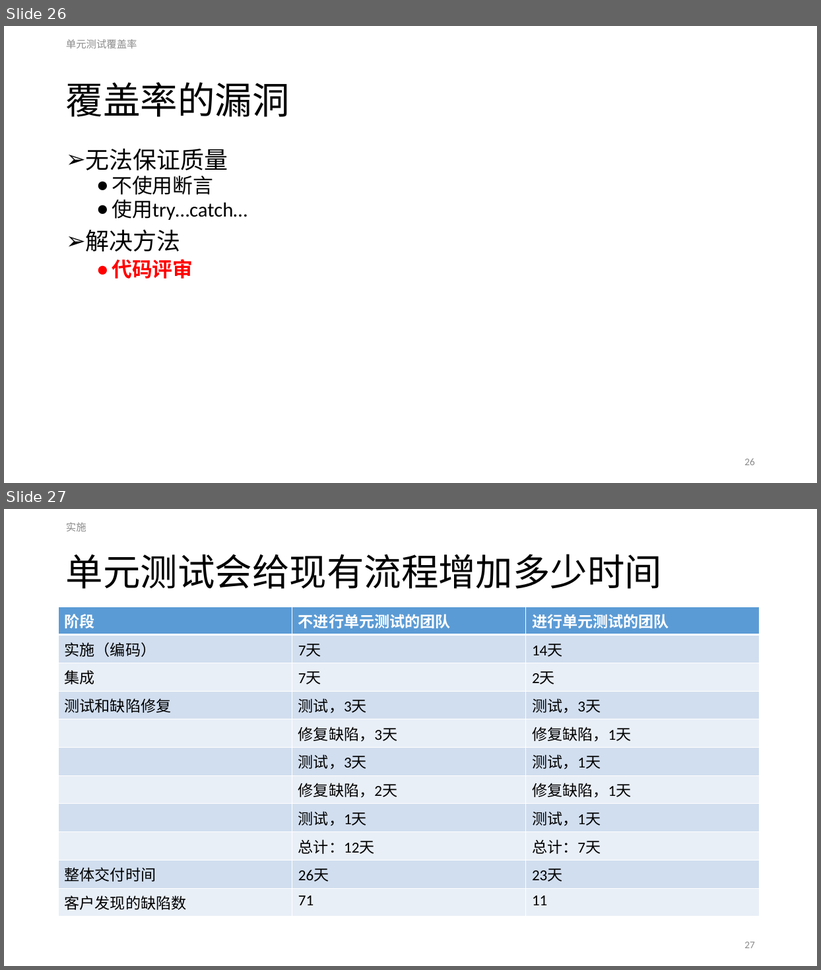
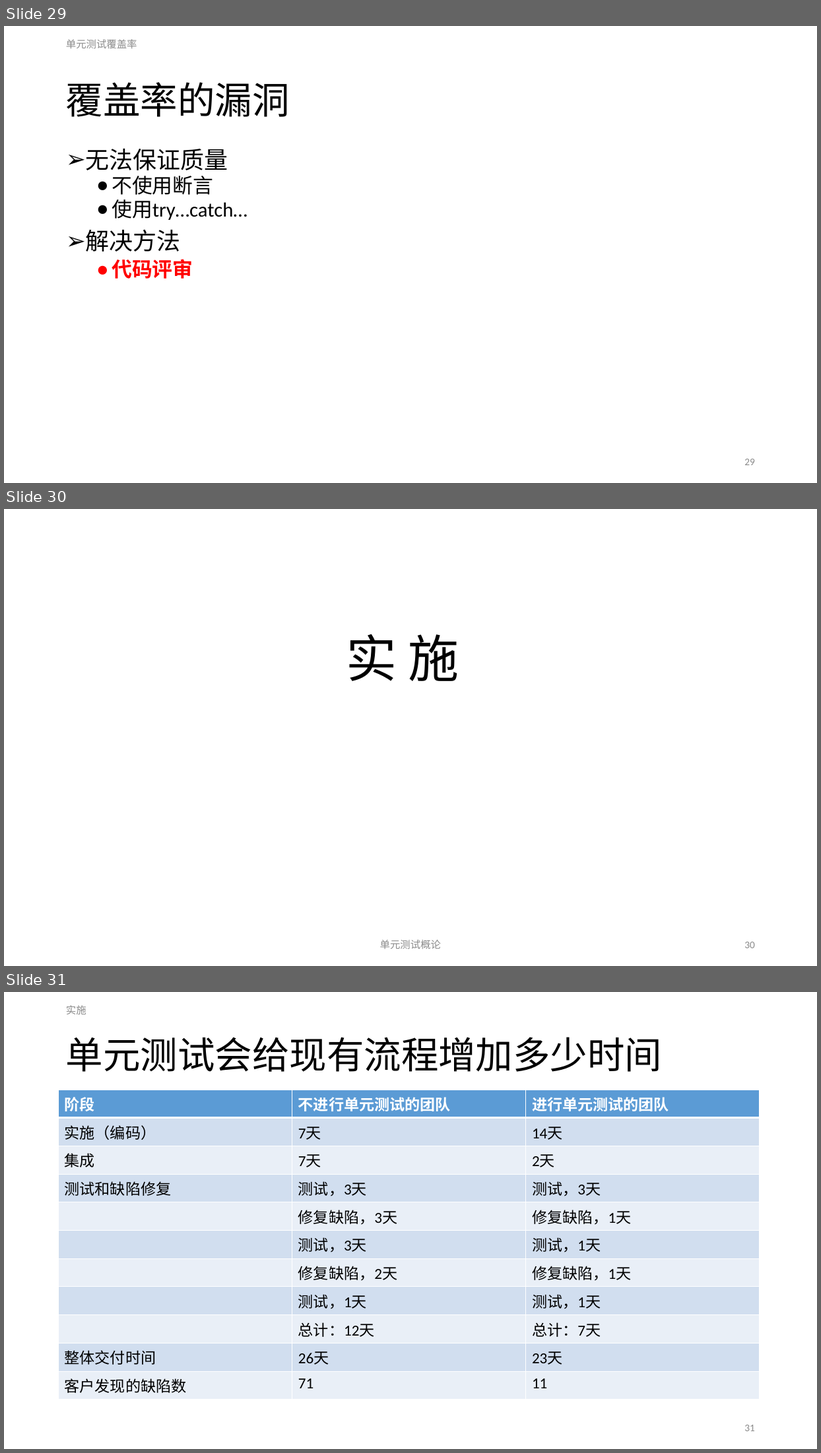
Before and after one commit to ReganHe/SharpUnitTest, a slide deck: MyUnitTest/Document/单元测试.pptx. Shown one above the other, each under a label of ours: slides 26 and 27 before the commit, slides 29, 30 and 31 after it. The pictures are 821x970 and 821x1453 pixels, drawn with LibreOffice and Linux fonts; fonts in the diff are those of the drawing. Boxes give left, top, right and bottom in pixels: in the first picture for what was removed or moved away, otherwise in the second. Text is boxed around its words. In the diff, an @@ line names an element or a change of style, - is before the commit and + after.

```diff
--- a/MyUnitTest/Document/单元测试.pptx
+++ b/MyUnitTest/Document/单元测试.pptx
@@ slide 30 added at (4,509,817,966), background #FFFFFF @@
@@ title added at (346,634,459,681), 60 pt, text #000000 @@
+实 施
@@ text added at (380,940,441,949), 12 pt, text #8C8C8C @@
+单元测试概论
@@ page number added at (745,942,755,949), 12 pt, text #8C8C8C @@
+30
@@ what was slide 26 is now slide 29 @@
@@ page number at (745,459,755,466): text changed @@
-26
+29
@@ what was slide 27 is now slide 31 @@
@@ page number at (745,1425,755,1432): text changed @@
-27
+31
```
Also in this commit, not shown: 2 slides changed, 3 other slides added.
